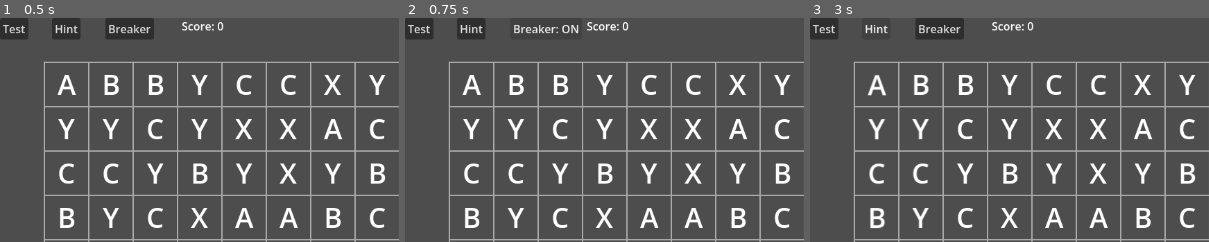
Above: before the commit, frames 1-3 (left to right).
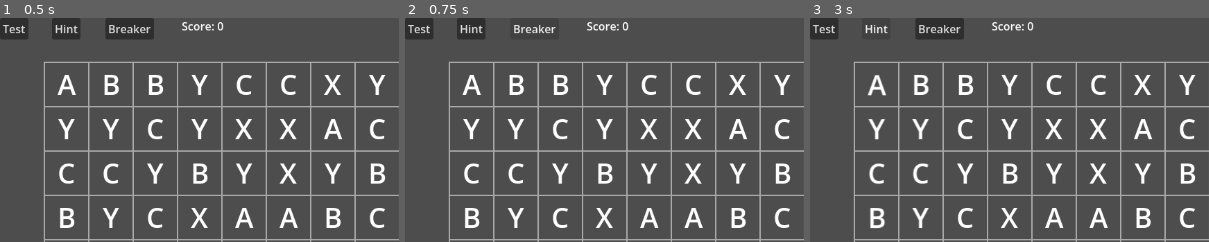
Above: after the commit, the same moments.

Repository: fehudma/godot_projects
Game: Godot game, scene res://Scenes/game.tscn
The game is run twice, just before and just after one commit, with the same random seed, the same clock (stepped at 60 frames per second) and the same inputs.
Inputs:
- Up to frame 1 (0.5 s): no input
- Up to frame 2 (0.75 s): click "Breaker" at 0.5 s
- Up to frame 3 (3 s): click "Breaker: ON" (after the commit: "Breaker") at 1.25 s; click "Test" at 2 s; click "Hint" at 2.75 s
The pictures show only the part of the screen within x 0-50%, y 0-50%; the shares and areas given below are measured in that part.

Frame 1 is identical in both runs. In frame 2, less than 0.1% of the frame differs, in the area x 37-44%, y 3-7%; in frame 3, nothing differs.

Commit message:
added variable for breaker limit

Diff:
--- a/Scenes/board.gd
+++ b/Scenes/board.gd
@@ -36,6 +36,8 @@
 var breaker_active: bool = false
 
 var score: int = 0
+
+var breakers_remaining: int = 0
 #==========================HELPERS
 #
 func grid_to_pixel(column: int, row: int) -> Vector2:
@@ -703,6 +705,9 @@
 	if input_locked:
 		return
 
+	if breakers_remaining <= 0:
+		return
+
 	if selected_cell != Vector2i(-1, -1):
 		var selected_piece: Piece = grid[selected_cell.x][selected_cell.y]
 
